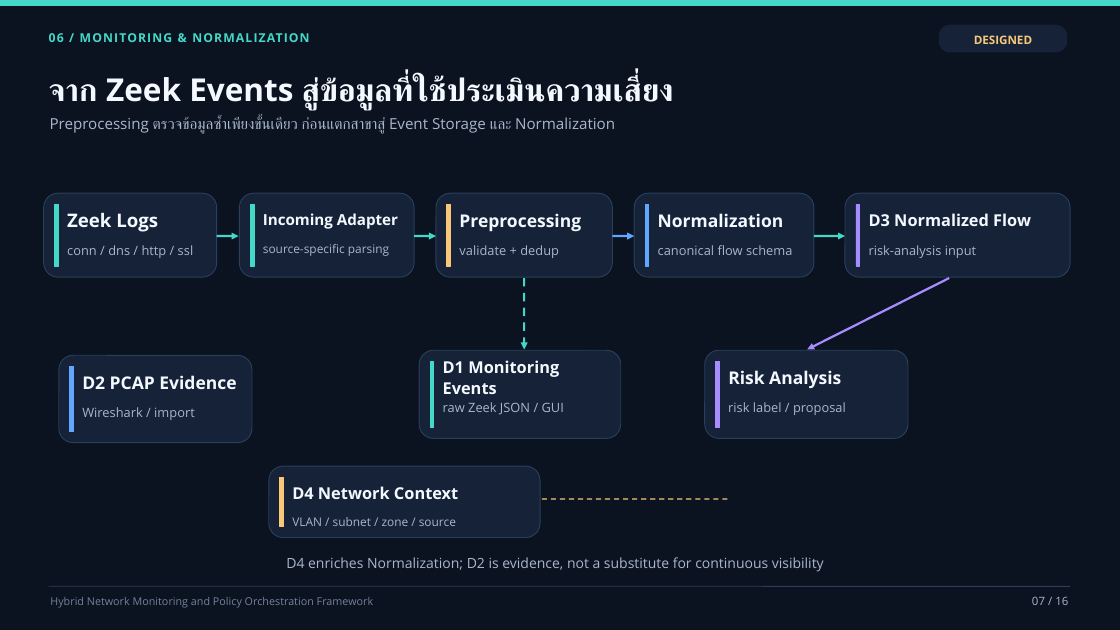
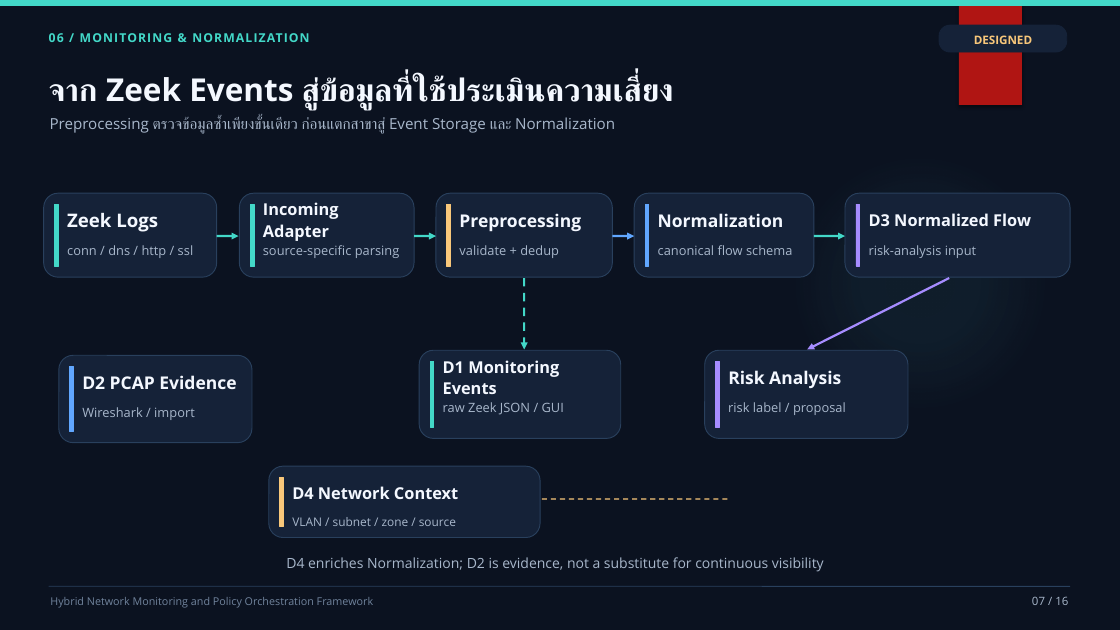
Before and after one commit to Jesadaphoukrongthong/Hybrid-Network-Monitoring-and-Policy-Orchestration-Framework, a slide deck: slide 7 of docs/paper/Hybrid_Network_Monitoring_PowerPoint_2021_Compatible.pptx. Drawn at 1120x630 pixels with LibreOffice and Linux fonts; fonts in the diff are those of the drawing; background and template pictures are left out. Boxes give left, top, right and bottom in pixels: in the first picture for what was removed or moved away, otherwise in the second. Text is boxed around its words. In the diff, an @@ line names an element or a change of style, - is before the commit and + after.

```diff
--- a/docs/paper/Hybrid_Network_Monitoring_PowerPoint_2021_Compatible.pptx
+++ b/docs/paper/Hybrid_Network_Monitoring_PowerPoint_2021_Compatible.pptx
@@ rectangle added at [959, 0, 1022, 105], fill #B01513 @@
@@ text "Incoming Adapter" at [263, 202, 339, 241]: size 12.9 to 14 pt; line spacing 1.02 to 1.12 @@
@@ text "source-specific parsing" at [263, 245, 400, 258]: size 10.2 to 11 pt; line spacing 1.02 to 1.12 @@
```
Also in this commit, not shown: 15 other slides changed, 4 other files.
